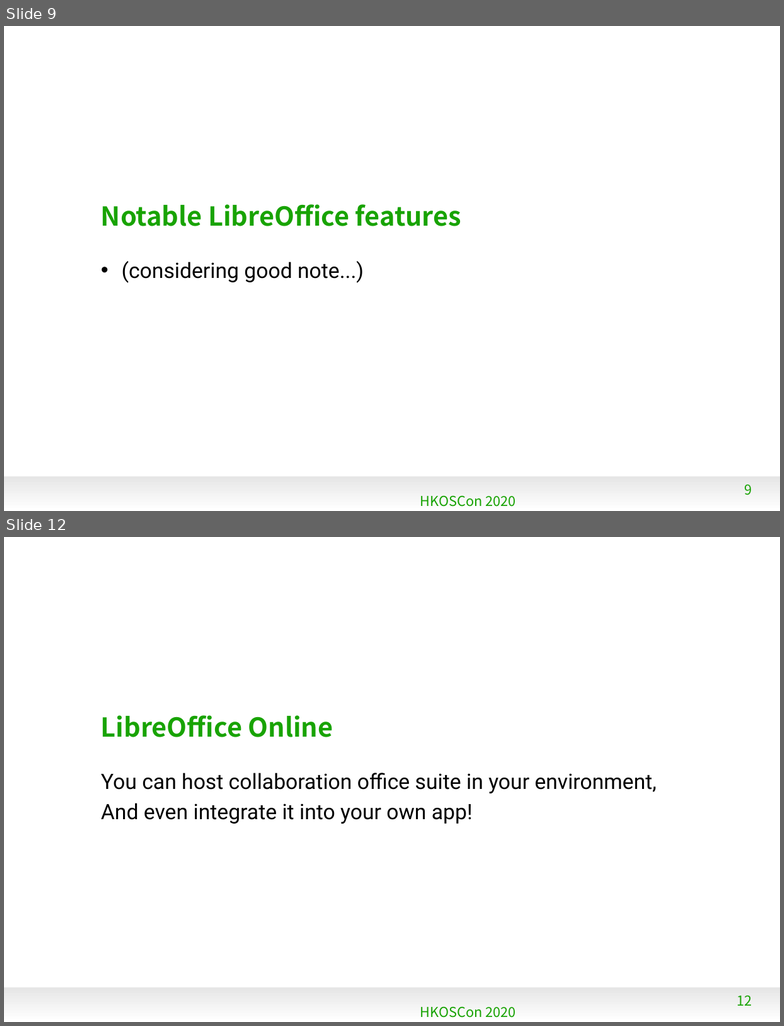
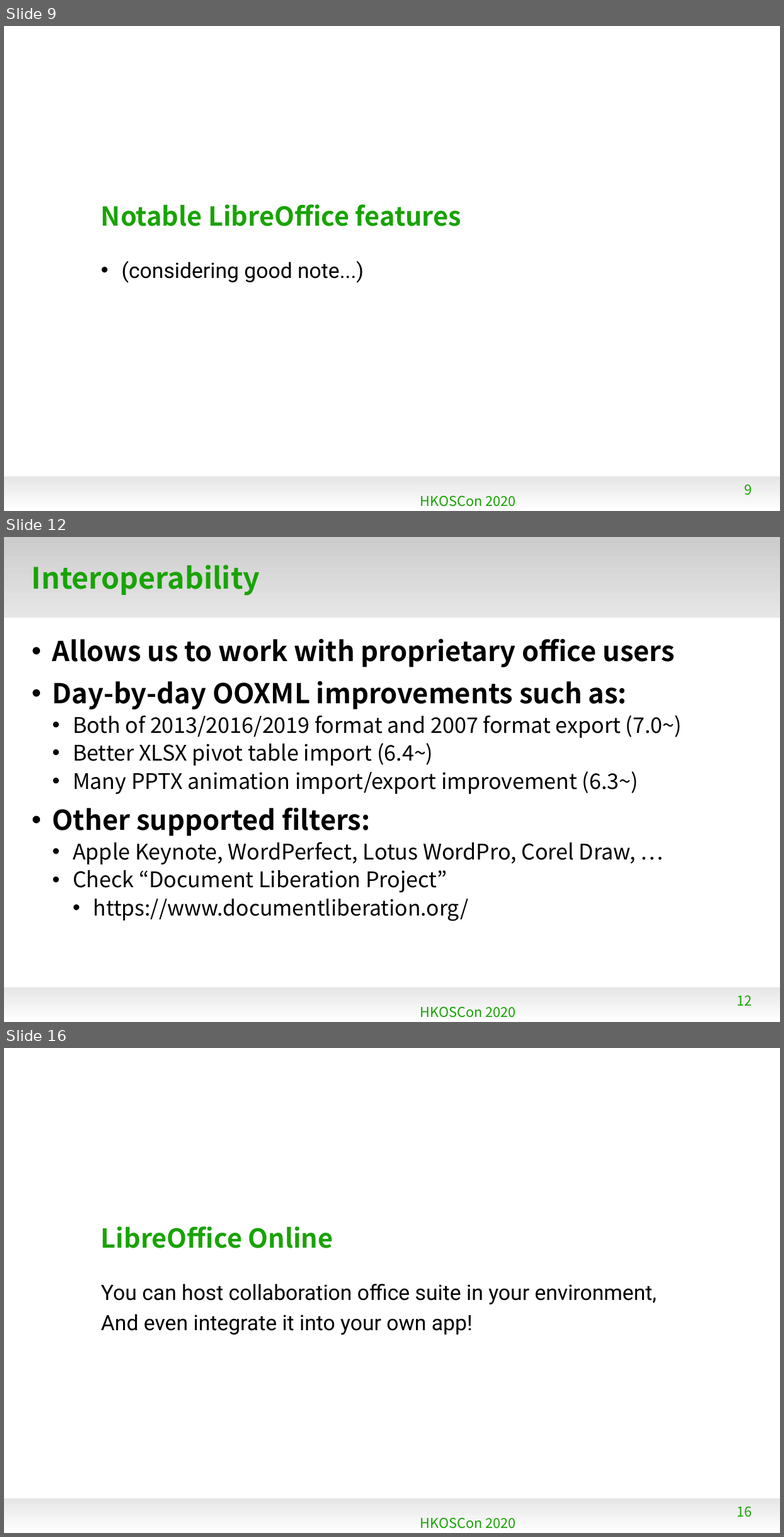
Before and after one commit to naruoga/KantoLibreOffice, a slide deck: others/202006-HKOSCon-LibO.odp. Shown one above the other, each under a label of ours: slides 9 and 12 before the commit, slides 9, 12 and 16 after it; the slides between them are not shown. The pictures are 784x1026 and 784x1537 pixels, drawn with LibreOffice and Linux fonts; fonts in the diff are those of the drawing; background and template pictures are left out. Boxes give left, top, right and bottom in pixels: in the first picture for what was removed or moved away, otherwise in the second. Text is boxed around its words. In the diff, an @@ line names an element or a change of style, - is before the commit and + after.

Commit message:
WIP: HKOSCon

```diff
--- a/others/202006-HKOSCon-LibO.odp
+++ b/others/202006-HKOSCon-LibO.odp
@@ slide 12 added at (x1=4, y1=537, x2=780, y2=1022), background #FFFFFF; not listed: 1 template element that a slide beside it also shows @@
@@ rectangle added at (x1=4, y1=537, x2=780, y2=618), fill gradient #CCCCCC to #E6E6E6 @@
@@ title added at (x1=32, y1=565, x2=260, y2=596), 30 pt, text #18A303, bold @@
+Interoperability
@@ text added at (x1=53, y1=638, x2=682, y2=921), 22 pt, text #000000 @@
+• Allows us to work with proprietary office users
+• Day-by-day OOXML improvements such as:
+  • Both of 2013/2016/2019 format and 2007 format export (7.0~)
+  • Better XLSX pivot table import (6.4~)
+  • Many PPTX animation import/export improvement (6.3~)
+• Other supported filters:
+  • Apple Keynote, WordPerfect, Lotus WordPro, Corel Draw, …
+  • Check “Document Liberation Project”
+    • https://www.documentliberation.org/
@@ text added at (x1=420, y1=1006, x2=516, y2=1018), 14 pt, text #18A303 @@
+HKOSCon 2020
@@ page number added at (x1=737, y1=995, x2=752, y2=1006), 14 pt, text #18A303 @@
+12
@@ what was slide 12 is now slide 16 @@
@@ page number at (x1=737, y1=1507, x2=752, y2=1517): text changed @@
-12
+16
```
Also in this commit, not shown: 3 slides changed, 3 other slides added.
